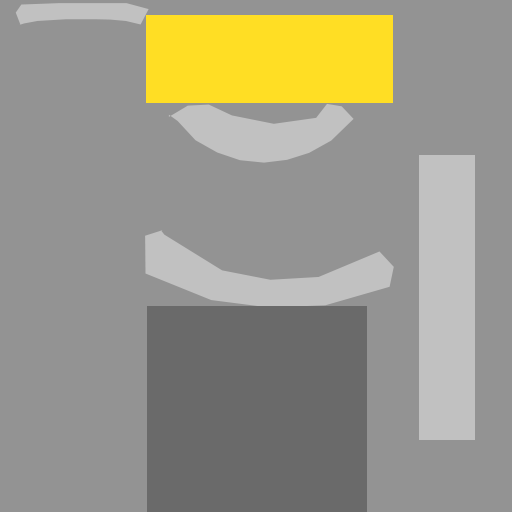
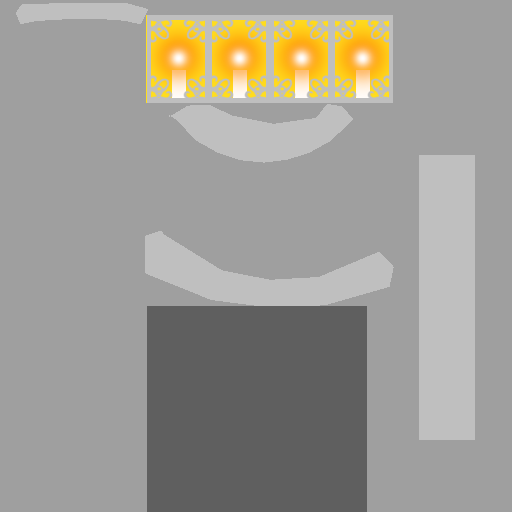
Revision of a layered 512×512 image; what changed, layer by layer:
renamed "Layer 1" to "Lamppost_UV", hid it, moved it above "Layer 7", painted on it over [0, 0, 512, 512]
added layer "Layer 7" above "Lamppost_Text" over [147, 15, 393, 103]
renamed "Lamppost_UV" to "Lamppost_Text", showed it, painted on it over [0, 0, 512, 512]
